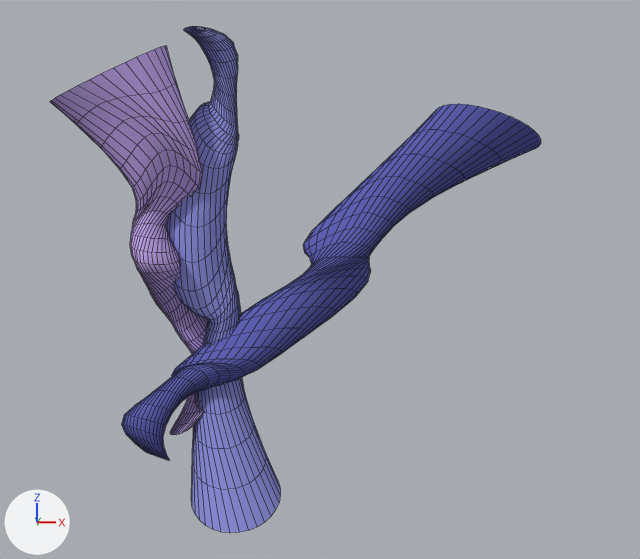
Before and after pictures for a commit that changed the Blender file wallpaper/fabric.blend.
Camera for both pictures: a camera (50 mm lens) standing at (11.0, -47.8, 3.2) and looking at (9.0, 16.9, 0.4). The lights are fixed; the arrows at lower left show +X, +Y and +Z. Mesh edges are drawn as thin lines.
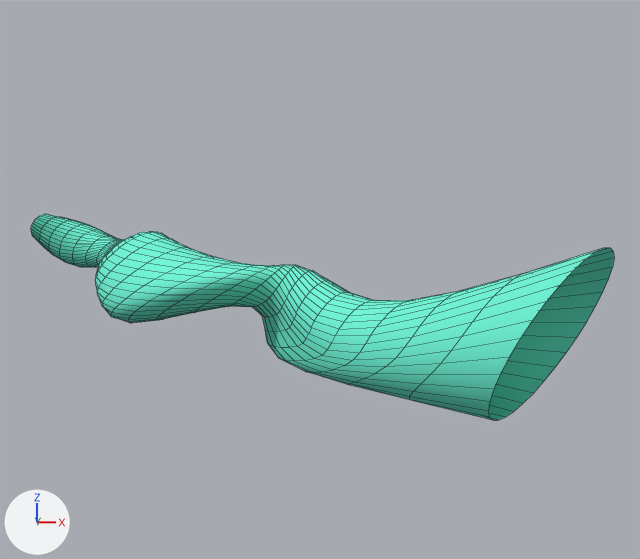
Where the change shows, as pixel boxes (x1, y1, x2, y2) in the pictures (640 x 559 px):
'Circle.011', recoloured, moved, turned, rescaled: before (121, 104, 541, 460); after (31, 214, 614, 420)
'Circle.003', hidden (blue): before (167, 26, 280, 533)
'Circle.005', hidden (purple): before (50, 46, 208, 435)

What changed in the scene script:
```text
Add mat_zaclona_017:
    mat_zaclona_017 = diffuse_material('zaclona.017')
    mat_zaclona_017.base_color = (0.14, 0.454, 0.283)  # green #69b491
Add mat_zaclona_016:
    mat_zaclona_016 = diffuse_material('zaclona.016')
    mat_zaclona_016.base_color = (0.183, 0.711, 0.406)  # green #77dbab
Add mat_zaclona_014:
    mat_zaclona_014 = diffuse_material('zaclona.014')
    mat_zaclona_014.base_color = (0.179, 0.939, 0.704)  # cyan #75f8da
Change me_circle_011:
    where me_circle_011.from_pydata(...)  # 64 vertices, 56 faces; spans x -2.1..10.0, y -9.8..-0.4, z -8.7..30.8
    remove me_circle_011.materials.append(mat_zaclona_010)  # blue #8e90db
    add me_circle_011.materials.append(mat_zaclona_017)  # green #69b491
Change me_circle_013:
    where me_circle_013.from_pydata(...)  # 64 vertices, 56 faces; spans x -5.3..9.6, y -7.9..5.3, z 0.0..26.1
    remove me_circle_013.materials.append(mat_zaclona_012)  # purple #c1a5ea
    add me_circle_013.materials.append(mat_zaclona_016)  # green #77dbab
Change me_circle_014:
    where me_circle_014.from_pydata(...)  # 64 vertices, 56 faces; spans x -2.1..10.0, y -9.8..-0.4, z -8.7..30.8
    remove me_circle_014.materials.append(mat_zaclona_013)  # blue #6265b7
    add me_circle_014.materials.append(mat_zaclona_014)  # cyan #75f8da
Change ob_circle_003:
    ob_circle_003.location: (4.14, 14.78, -9.14) -> (0.21, 16.04, 7.28)
    ob_circle_003.rotation_euler: (0.163, -0.00895, 3.18) -> (3.077, 0.0, 1.571)  # degrees (9.3, -0.5, 182) -> degrees (176, 0, 90)
    add ob_circle_003.hide_set(True)  # its collection is switched off
Change ob_circle_005:
    add ob_circle_005.hide_set(True)  # its collection is switched off
Change ob_circle_011:
    ob_circle_011.location: (19.98, 17.12, 3.88) -> (14.67, 5.57, 7.57)
    ob_circle_011.rotation_euler: (4.061, 0.294, 1.438) -> (1.523, 0.457, 3.829)  # degrees (233, 17, 82) -> degrees (87, 26, 219)
    ob_circle_011.scale: (1.0, 1.0, 1.0) -> (1.47, 1.47, 1.47)
```
